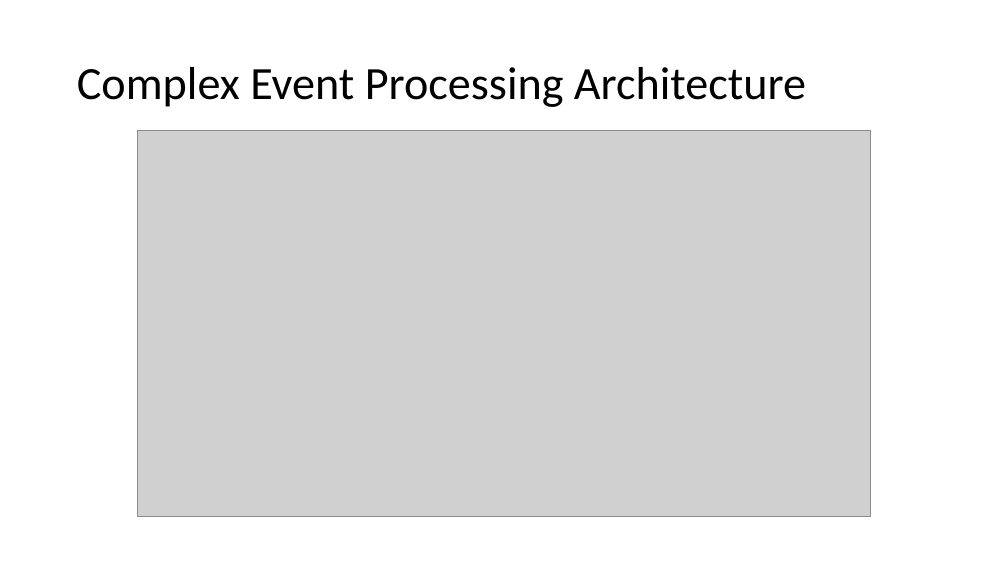
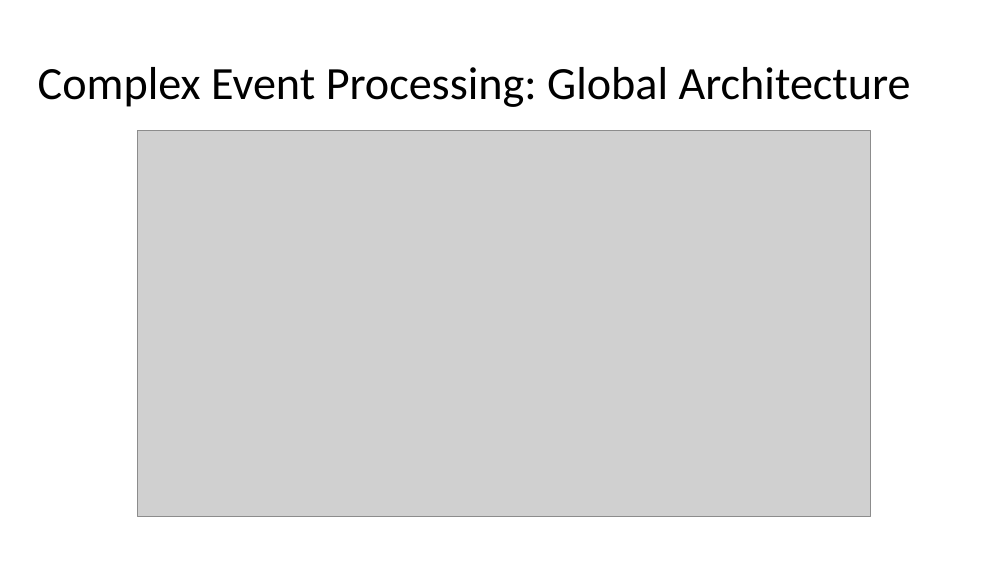
Before and after one commit to enercom25/sem3_24, a slide deck: slide 8 of CEPSem2024.pptx (slide 7 before the commit). Drawn at 1008x567 pixels with LibreOffice and Linux fonts; fonts in the diff are those of the drawing; grey boxes stand for pictures. Boxes give left, top, right and bottom in pixels: in the first picture for what was removed or moved away, otherwise in the second. Text is boxed around its words. In the diff, an @@ line names an element or a change of style, - is before the commit and + after.

```diff
--- a/CEPSem2024.pptx
+++ b/CEPSem2024.pptx
@@ title at (x1=38, y1=67, x2=911, y2=107): text changed @@
-Complex Event Processing Architecture
+Complex Event Processing: Global Architecture
```
Also in this commit, not shown: 6 other slides changed, 4 slides added, 3 slides removed.
